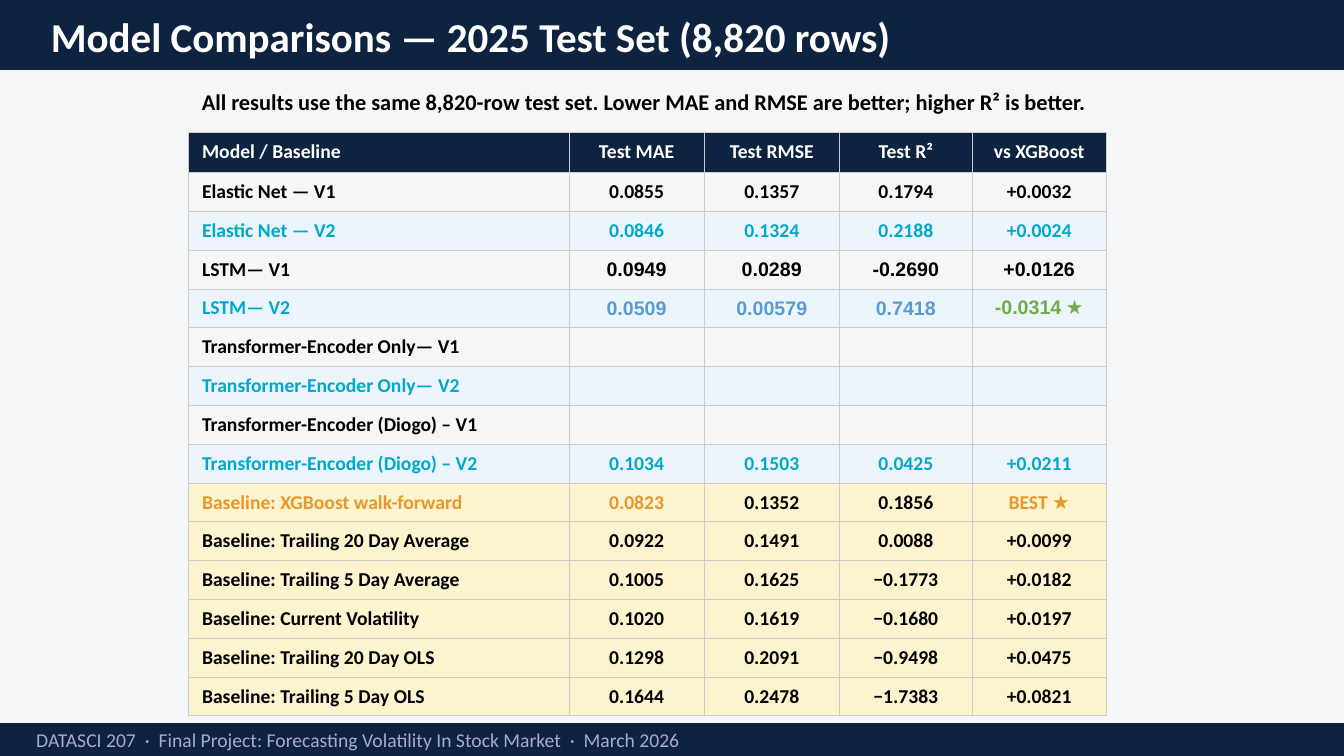
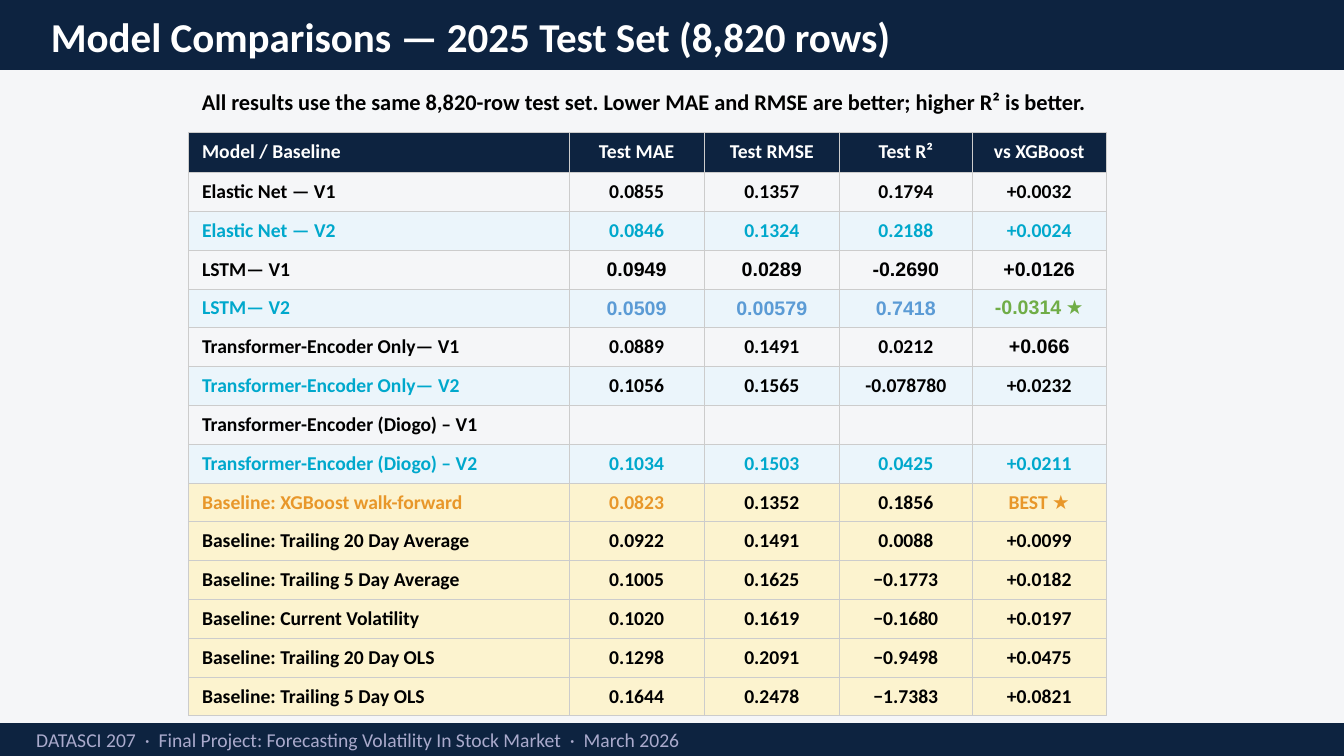
Before and after one commit to geniuscare247/Greed-and-Fear, a slide deck: slide 15 of slides/Forecasting Volatility In Stock Market V2.pptx. Drawn at 1344x756 pixels with LibreOffice and Linux fonts; fonts in the diff are those of the drawing. Boxes give left, top, right and bottom in pixels: in the first picture for what was removed or moved away, otherwise in the second. Text is boxed around its words. In the diff, an @@ line names an element or a change of style, - is before the commit and + after.

Commit message:
Update Transformer_V2 part

```diff
--- a/slides/Forecasting Volatility In Stock Market V2.pptx
+++ b/slides/Forecasting Volatility In Stock Market V2.pptx
@@ table at box(189, 132, 1106, 716) @@
-row 6: Transformer-Encoder Only— V1 |  |  |  | 
+row 6: Transformer-Encoder Only— V1 | 0.0889 | 0.1491 | 0.0212 | +0.066
-row 7: Transformer-Encoder Only— V2 |  |  |  | 
+row 7: Transformer-Encoder Only— V2 | 0.1056 | 0.1565 | -0.078780 | +0.0232
```
Also in this commit, not shown: 1 other file.
